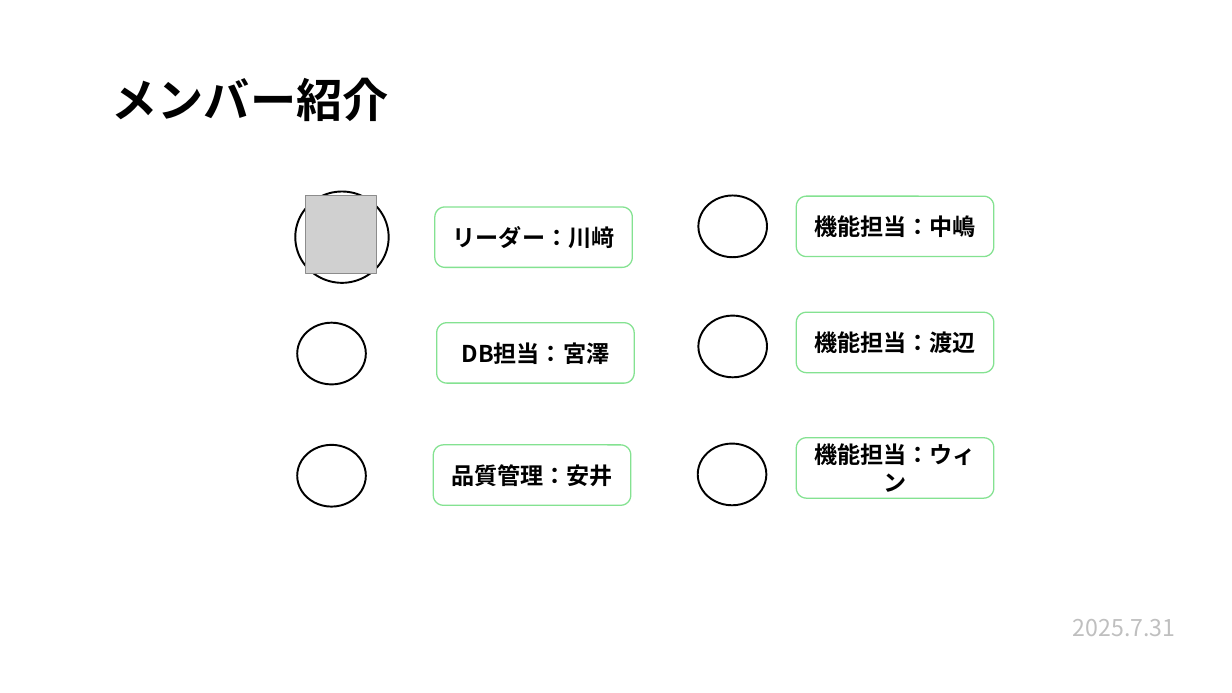
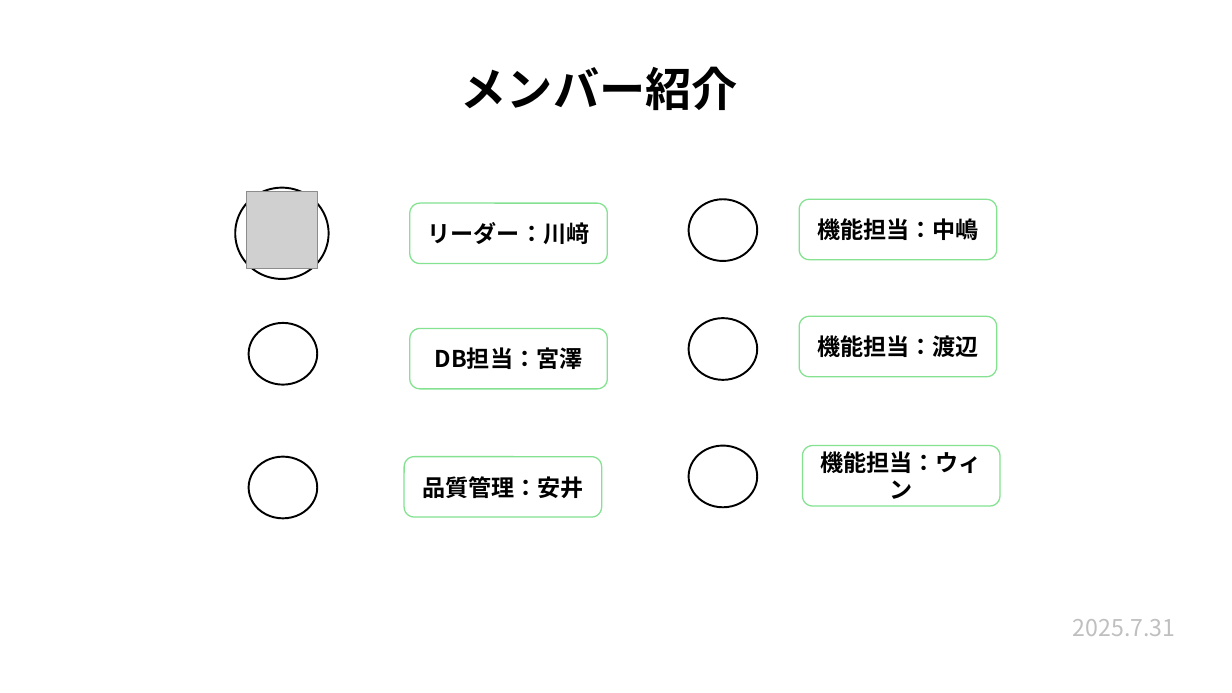
Before and after one commit to plusdojo2025/a2-7, a slide deck: slide 3 of 発表準備/7月成果発表会.pptx. Drawn at 1232x693 pixels with LibreOffice and Linux fonts; fonts in the diff are those of the drawing; grey boxes stand for pictures. Boxes give left, top, right and bottom in pixels: in the first picture for what was removed or moved away, otherwise in the second. Text is boxed around its words. In the diff, an @@ line names an element or a change of style, - is before the commit and + after.

```diff
--- a/発表準備/7月成果発表会.pptx
+++ b/発表準備/7月成果発表会.pptx
@@ title "メンバー紹介": place and size @@
-title "メンバー紹介" at <box>111,77,388,121</box>
+title "メンバー紹介" at <box>461,66,738,110</box>
@@ ellipse: place and size @@
-ellipse at <box>296,191,389,283</box>
+ellipse at <box>236,188,329,279</box>
@@ picture: place and size @@
-picture at <box>306,196,376,274</box>
+picture at <box>247,191,317,269</box>
@@ rounded rectangle "リーダー：川﨑": place and size @@
-rounded rectangle "リーダー：川﨑" at <box>435,207,633,267</box>
+rounded rectangle "リーダー：川﨑" at <box>410,203,608,263</box>
@@ ellipse: place and size @@
-ellipse at <box>699,196,767,258</box>
+ellipse at <box>689,200,757,262</box>
@@ rounded rectangle "機能担当：中嶋": place and size @@
-rounded rectangle "機能担当：中嶋" at <box>797,196,994,256</box>
+rounded rectangle "機能担当：中嶋" at <box>799,200,997,260</box>
@@ ellipse: place and size @@
-ellipse at <box>298,323,366,384</box>
+ellipse at <box>249,323,317,384</box>
@@ rounded rectangle "DB担当：宮澤": place and size @@
-rounded rectangle "DB担当：宮澤" at <box>437,323,635,383</box>
+rounded rectangle "DB担当：宮澤" at <box>410,328,608,388</box>
@@ ellipse: place and size @@
-ellipse at <box>699,316,767,378</box>
+ellipse at <box>689,318,757,380</box>
@@ rounded rectangle "機能担当：渡辺": place and size @@
-rounded rectangle "機能担当：渡辺" at <box>797,312,994,372</box>
+rounded rectangle "機能担当：渡辺" at <box>799,316,997,376</box>
@@ ellipse: place and size @@
-ellipse at <box>698,444,766,506</box>
+ellipse at <box>689,445,757,507</box>
@@ rounded rectangle "機能担当：ウィン": place and size @@
-rounded rectangle "機能担当：ウィン" at <box>797,438,994,498</box>
+rounded rectangle "機能担当：ウィン" at <box>803,445,1001,506</box>
@@ ellipse: place and size @@
-ellipse at <box>298,445,366,506</box>
+ellipse at <box>249,457,317,518</box>
@@ rounded rectangle "品質管理：安井": place and size @@
-rounded rectangle "品質管理：安井" at <box>433,445,631,505</box>
+rounded rectangle "品質管理：安井" at <box>404,457,602,517</box>
```
Also in this commit, not shown: 14 other slides changed.
